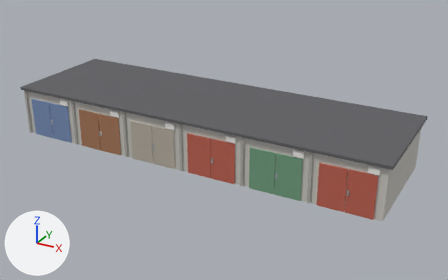
Two versions of the glTF model assets/models/courtyard/garage_row.glb, one commit apart.
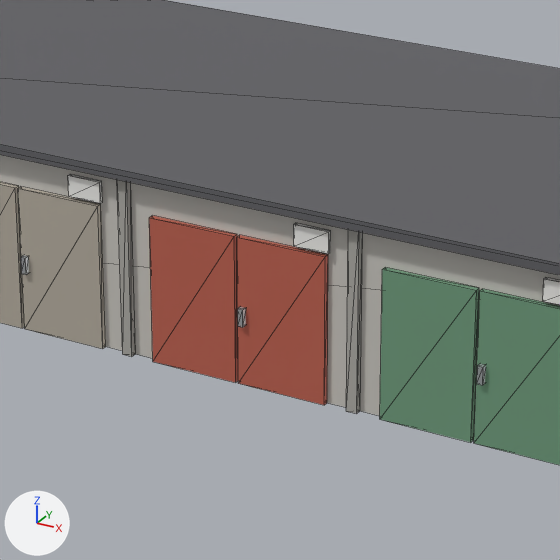
Each version is shown whole from a camera (50 mm lens) standing at (15.35, -23.53, 13.93) and looking at (0.89, 2.75, 0.79), then close up on the part from 33% to 66% of the width and 27% to 81% of the height. Lighting does not change. The marker at lower left points along +X, +Y and +Z. The last two pictures show the newer version. The close-ups show mesh edges as thin lines. Vertices at exactly the same position are counted once.

In view in the first close-up: 'garage_row'.
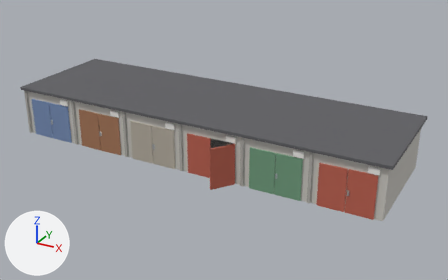
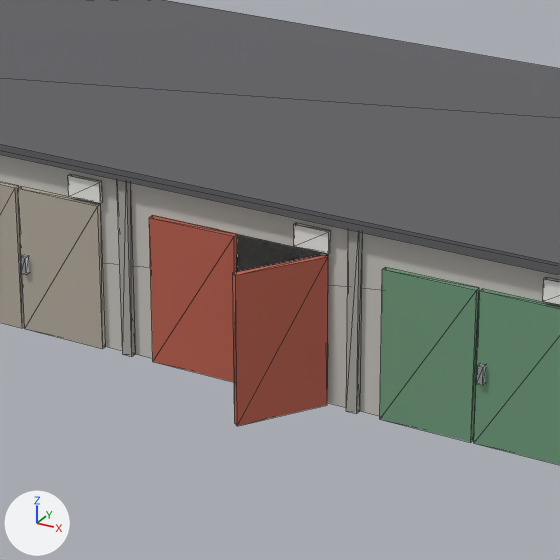
Patch to the scene script:
```diff
--- a/assets/models/courtyard/garage_row.glb.py
+++ b/assets/models/courtyard/garage_row.glb.py
@@ mat_cdark @@
+mat_cdark = principled_material('CDark')
+mat_cdark.base_color = (0.05, 0.05, 0.06)  # dark grey #3f3f45
+mat_cdark.roughness = 0.6
@@ me_garage_row @@
 # used by ob_garage_row; location = (0.0, 0.0, 0.0)
-me_garage_row.from_pydata(...)  # 256 vertices, 384 faces; spans x -10.4..10.4, y -0.2..6.2, z 0.0..2.7
-me_garage_row.vertices[216].co = (1.7, -0.1, 0.0)  # pixel (238, 383)
-me_garage_row.vertices[219].co = (1.7, 0.0, 0.0)
-me_garage_row.vertices[220].co = (1.7, -0.1, 2.1)  # pixel (236, 237)
-me_garage_row.vertices[223].co = (1.7, 0.0, 2.1)  # pixel (239, 234)
+me_garage_row.from_pydata(...)  # 256 vertices, 384 faces; spans x -10.4..10.4, y -1.1..6.2, z 0.0..2.7
+# me_garage_row part 1: the loose piece of 8 vertices spanning x 1.8, y -0.2..-0.1, z 0.9..1.1 is moved by (3.4, 0.0, 0.0)
+# me_garage_row part 2: the loose piece of 8 vertices spanning x 5.2, y -0.2..-0.1, z 0.9..1.1 is moved by (3.4, 0.0, 0.0)
+# me_garage_row part 3: the loose piece of 8 vertices spanning x -4.2..-3.8, y -0.1..0.0, z 2.1..2.5 is moved by (3.4, 0.0, 0.0)
+# me_garage_row part 4: the loose piece of 8 vertices spanning x -0.9..-0.4, y -0.1..0.0, z 2.1..2.5 is moved by (3.4, 0.0, 0.0)
+# me_garage_row part 5: the loose piece of 8 vertices spanning x 2.5..3.0, y -0.1..0.0, z 2.1..2.5 is moved by (3.4, 0.0, 0.0)
+# me_garage_row part 6: the loose piece of 8 vertices spanning x 5.9..6.4, y -0.1..0.0, z 2.1..2.5 is moved by (3.4, 0.0, 0.0)
+# me_garage_row part 7: the loose piece of 8 vertices spanning x -5.1..-3.8, y -0.1..0.0, z 0.0..2.1 is moved by (2.1, 0.0, 0.0)
+# me_garage_row part 8: the loose piece of 8 vertices spanning x -3.0..-1.7, y -0.1..0.0, z 0.0..2.1 is moved by (1.3, 0.0, 0.0)
+# me_garage_row part 9: the loose piece of 8 vertices spanning x -1.7..-0.4, y -0.1..0.0, z 0.0..2.1 is scaled about its middle by (2.03, 0.75, 1), then moved by (2.7, 0.1, 0.0)
+# me_garage_row part 10
+me_garage_row.vertices[216].co = (2.3, -1.1, 0.0)  # pixel (237, 426)
+me_garage_row.vertices[219].co = (2.2, -1.1, 0.0)  # pixel (234, 423)
+me_garage_row.vertices[220].co = (2.3, -1.1, 2.1)  # pixel (235, 275)
+me_garage_row.vertices[223].co = (2.2, -1.1, 2.1)  # pixel (232, 272)
+# me_garage_row part 11: 12 of the faces centred in x -5.1..-3.8, y -0.1..0.0, z 0.0..2.1 switch from mat_cgate2 (orange #b38161) to mat_cgate3 (light grey #c4bcad)
+# me_garage_row part 12: 12 of the faces centred in x -1.7..-0.4, y -0.1..0.0, z 0.0..2.1 switch from mat_cgate3 (light grey #c4bcad) to mat_cdark (dark grey #3f3f45)
+# other edits to the shape of me_garage_row do not show in these pictures
 me_garage_row.materials.append(mat_cgaragewall)
```

Pixel boxes (x1, y1, x2, y2) of what changed, in the close-ups (560 x 560 px; the box of a moved part takes in the faces that stretch with it):
part 1 of me_garage_row, moved or reshaped
    before: (237, 307, 246, 327)
    after: (477, 364, 486, 385)
part 2 of me_garage_row, moved or reshaped (not visible afterwards)
    before: (477, 364, 486, 385)
part 3 of me_garage_row, moved or reshaped (not visible before)
    after: (68, 174, 102, 203)
part 4 of me_garage_row, moved or reshaped
    before: (68, 174, 102, 203)
    after: (294, 223, 331, 254)
part 5 of me_garage_row, moved or reshaped
    before: (294, 223, 331, 254)
    after: (543, 277, 560, 305)
part 6 of me_garage_row, moved or reshaped (not visible afterwards)
    before: (543, 277, 560, 305)
part 7 of me_garage_row, moved or reshaped (not visible before)
    after: (0, 182, 25, 328)
part 8 of me_garage_row, moved or reshaped
    before: (0, 182, 25, 328)
    after: (18, 186, 106, 349)
part 9 of me_garage_row, moved or reshaped
    before: (18, 186, 106, 349)
    after: (237, 234, 328, 346)
part 10 of me_garage_row, moved or reshaped
    before: (237, 235, 328, 405)
    after: (233, 255, 328, 426)
part 11 of me_garage_row, recoloured
    after: (0, 182, 25, 328)
part 12 of me_garage_row, recoloured
    before: (18, 186, 106, 349)
    after: (237, 234, 328, 346)
